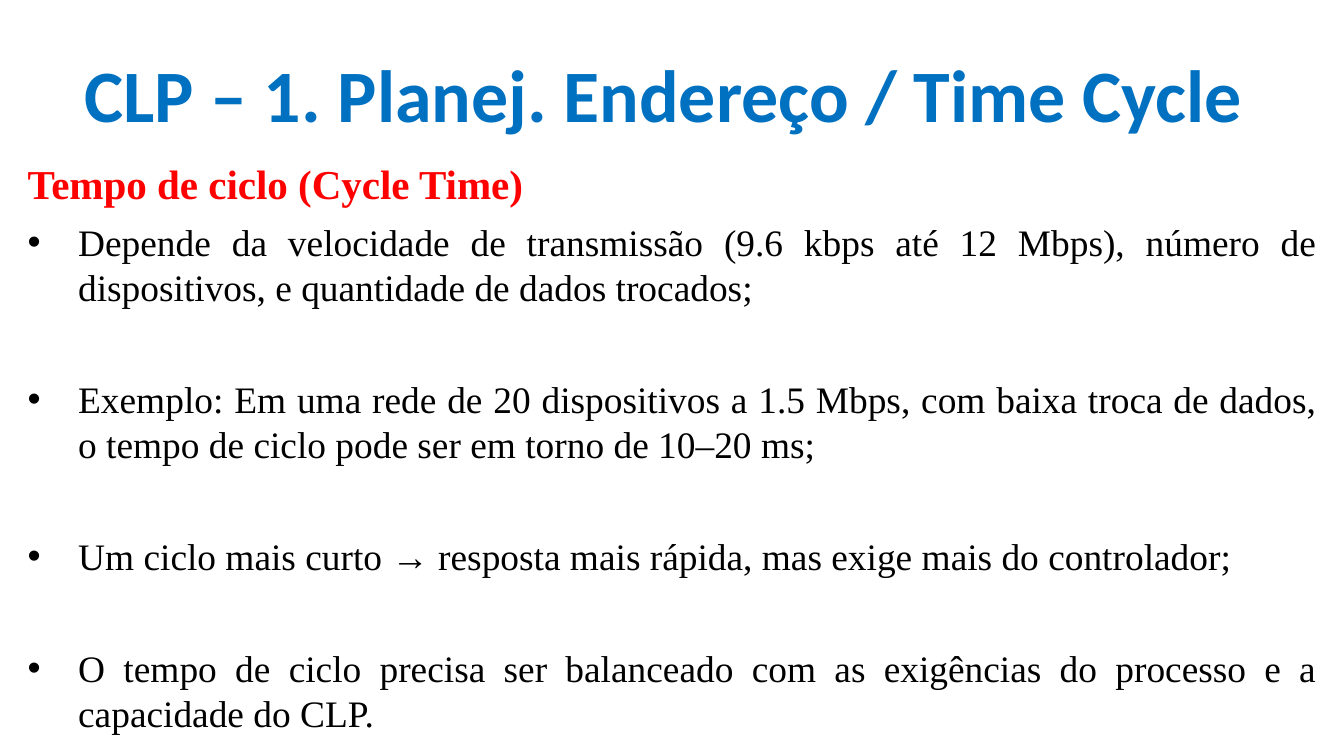
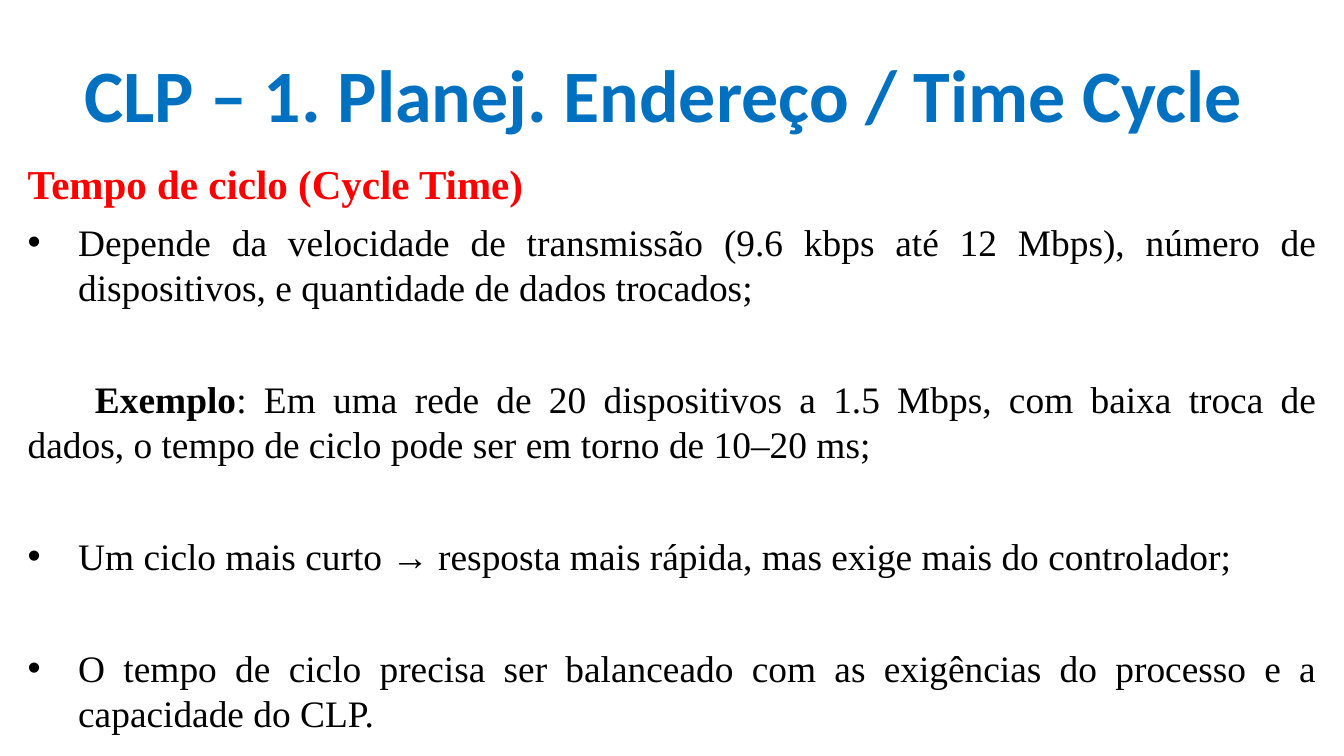
Before and after one commit to CloudEducationBrazil/WydenUniRuyControladoresLogicosProgCLP, a slide deck: slide 10 of 01 Classes/Aula7 - CLP - Redes Industriais PROFIBUS.pptx (slide 8 before the commit). Drawn at 1344x756 pixels with LibreOffice and Linux fonts; fonts in the diff are those of the drawing; background and template pictures are left out. Boxes give left, top, right and bottom in pixels: in the first picture for what was removed or moved away, otherwise in the second. Text is boxed around its words. In the diff, an @@ line names an element or a change of style, - is before the commit and + after.

```diff
--- a/01 Classes/Aula7 - CLP - Redes Industriais PROFIBUS.pptx
+++ b/01 Classes/Aula7 - CLP - Redes Industriais PROFIBUS.pptx
@@ text at <box>28,387,1316,465</box>: bold on in "Exemplo:"; bullet • to none @@
```
Also in this commit, not shown: 6 other slides changed, 2 slides added, 3 other files.
